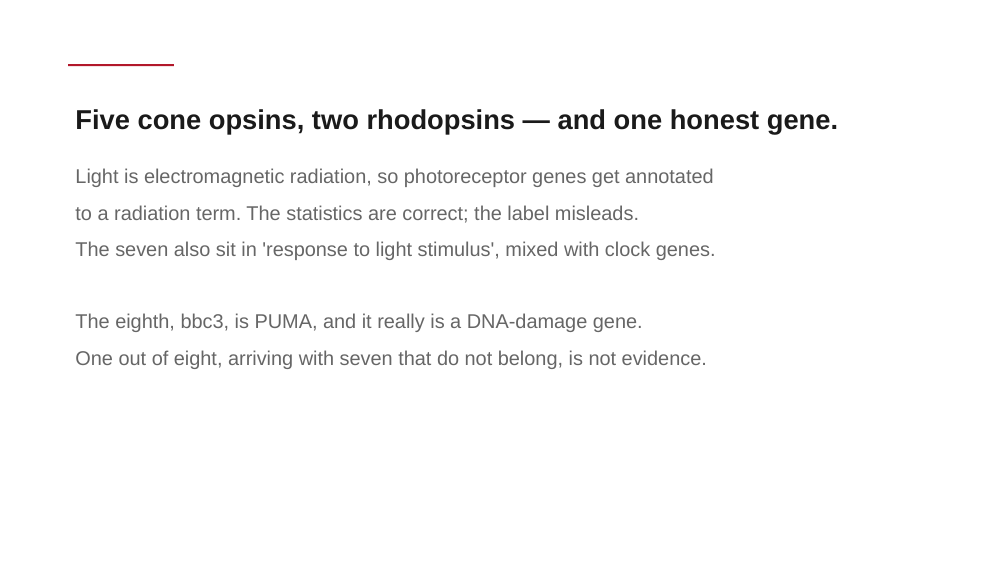
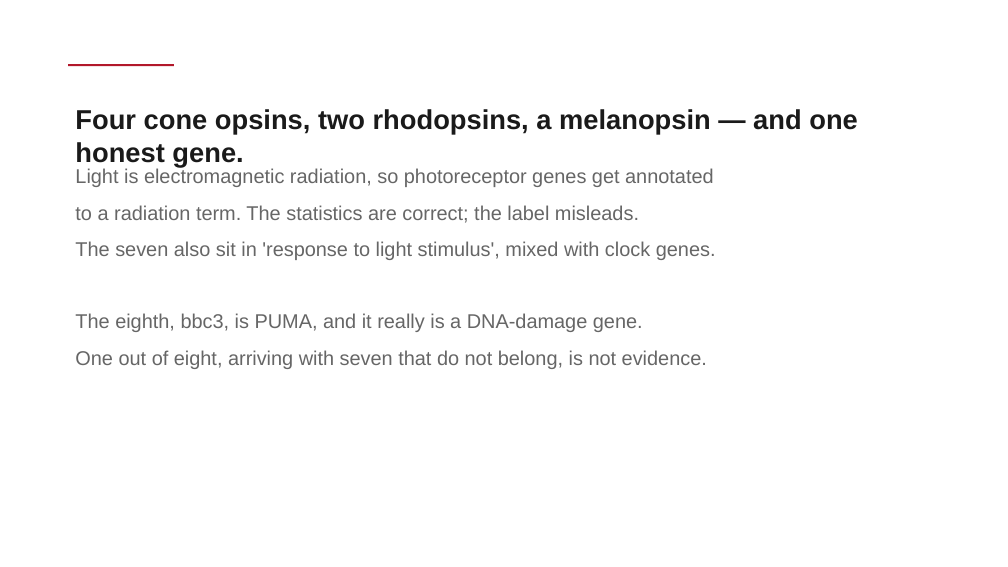
Before and after one commit to enriquea/ZebraQ, a slide deck: slide 18 of slides/S6_slides.pptx. Drawn at 1008x567 pixels with LibreOffice and Linux fonts; fonts in the diff are those of the drawing. Boxes give left, top, right and bottom in pixels: in the first picture for what was removed or moved away, otherwise in the second. Text is boxed around its words. In the diff, an @@ line names an element or a change of style, - is before the commit and + after.

Commit message:
Address Copilot review on PR #5
Content
- opn4a is melanopsin, not a cone opsin: the radiation term is four cone
  opsins, rhodopsin and rhol, a melanopsin, and bbc3 (S6 and slide).
- The S6 slide still taught S5's volcano as padj with 48/55 genes; the
  lesson had been fixed but the deck had not. Now pvalue, 55 up / 56 down.
- "2 in 10^19" is now "about 1.8e-19", the committed value.
- The biomaRt fallback was described as "plain HTTP". It is HTTPS through
  the BioMart REST service on useast; what differs is the client.

Robustness
- STRING responses are now checked for preferredName_A/B and score, like
  the Enrichr ones, so an HTTP 200 error page cannot be committed.
- Slide code blocks size from their line count instead of a fixed 1.4in.
- Slide count uses len(prs.slides), not a private python-pptx attribute.

Documentation
- Setup now separates roles: enrichR and biomaRt appear in optional lesson
  chunks; httr and jsonlite are only for regenerating data/enrichment/.
  Package counts updated to 13 CRAN and 3 Bioconductor.
- Generator header lists its real dependencies.
- docs/index.md links point at main, where the page is published from.
- make_slides.py documents that it needs python-pptx. It is deliberately not
  added to setup/python/, since only the instructor builds the decks.

```diff
--- a/slides/S6_slides.pptx
+++ b/slides/S6_slides.pptx
@@ text at [75,109,858,166]: text changed @@
-Five cone opsins, two rhodopsins — and one honest gene.
+Four cone opsins, two rhodopsins, a melanopsin — and one honest gene.
```
Also in this commit, not shown: 4 other slides changed, 11 other files.
